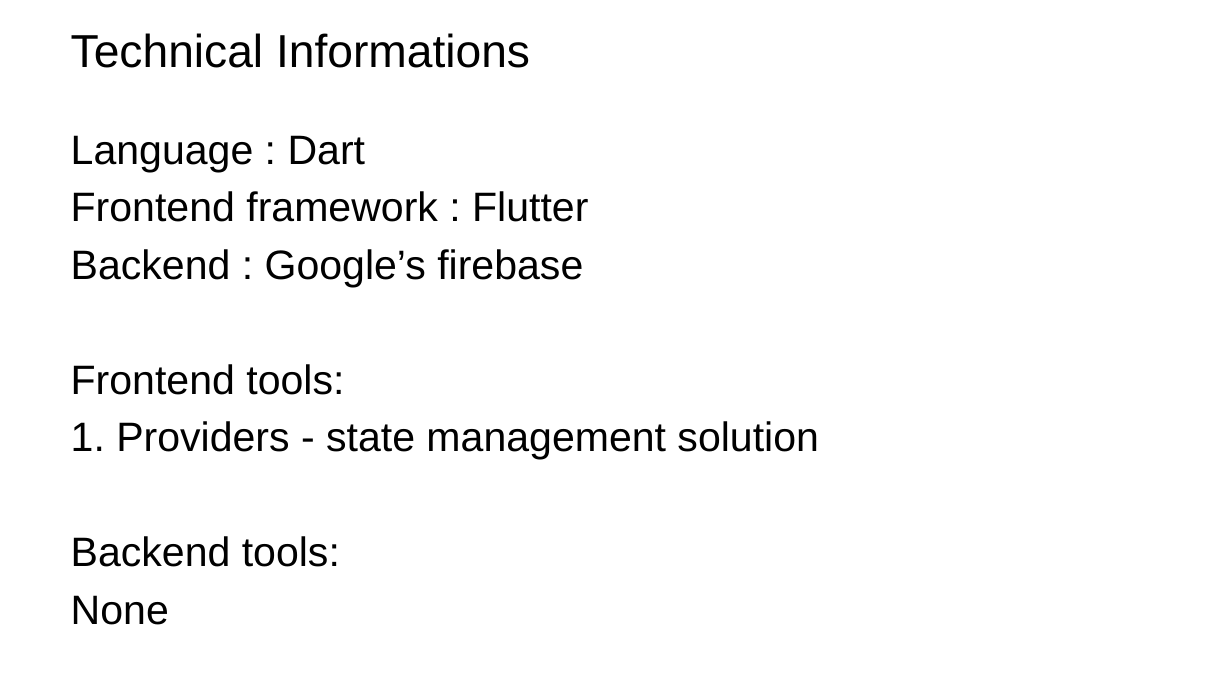
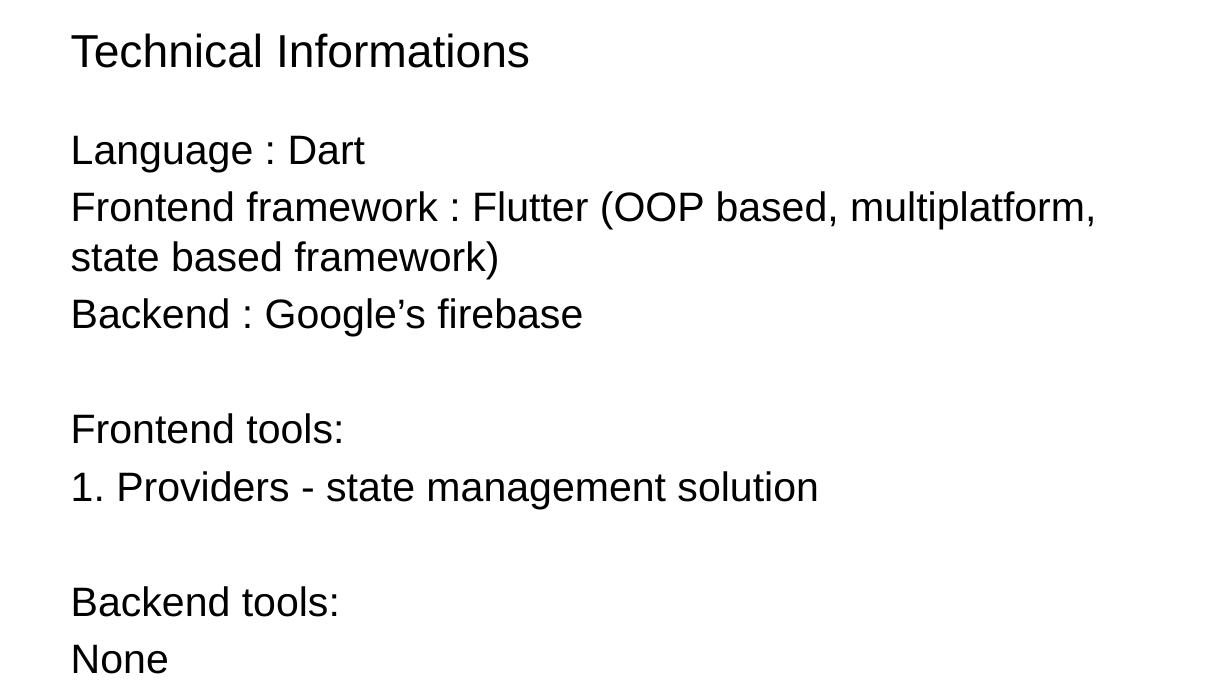
Before and after one commit to Kukupie123/sosial, a slide deck: slide 5 of Project/Summer Internship Project.pptx. Drawn at 1232x693 pixels with LibreOffice and Linux fonts; fonts in the diff are those of the drawing; background and template pictures are left out. Boxes give left, top, right and bottom in pixels: in the first picture for what was removed or moved away, otherwise in the second. Text is boxed around its words. In the diff, an @@ line names an element or a change of style, - is before the commit and + after.

```diff
--- a/Project/Summer Internship Project.pptx
+++ b/Project/Summer Internship Project.pptx
@@ text at (71,191,1096,279): text changed @@
-Frontend framework : Flutter
+Frontend framework : Flutter (OOP based, multiplatform, state based framework)
```
Also in this commit, not shown: 4 other slides changed, 6 slides added, 9 other files.
